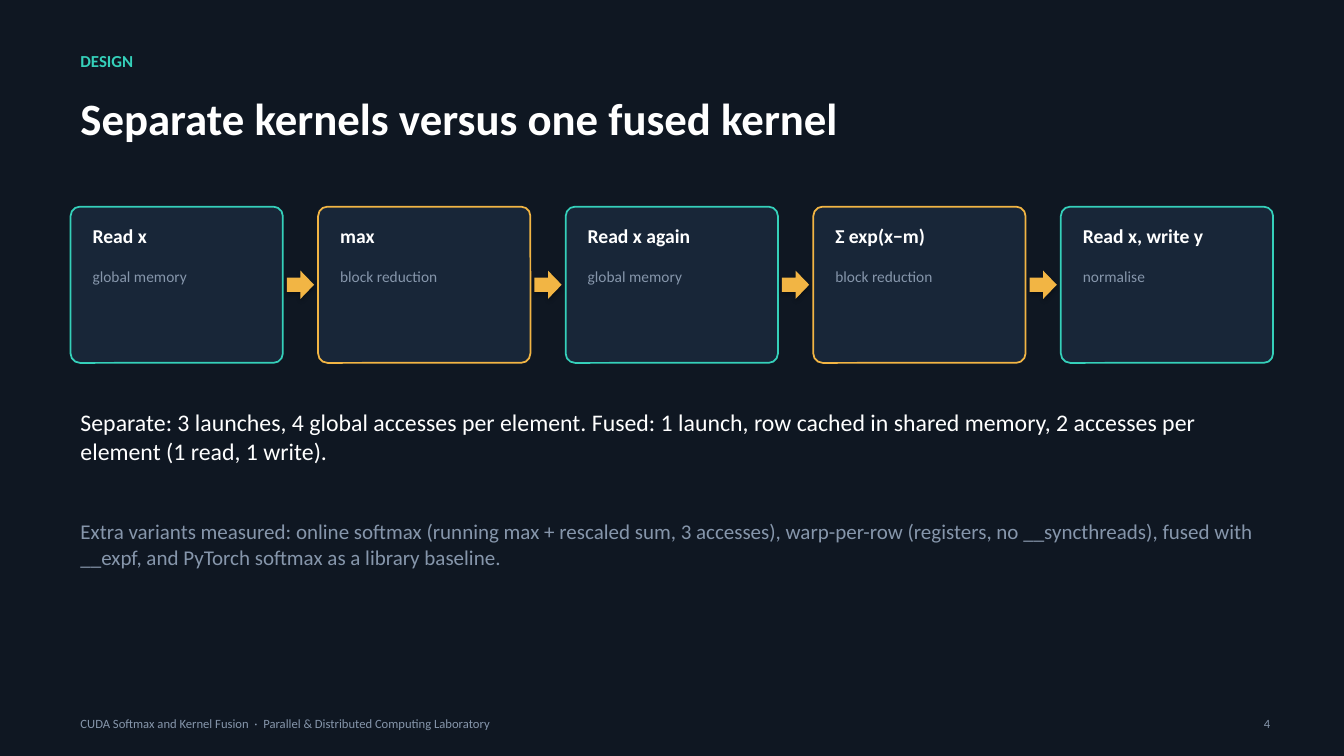
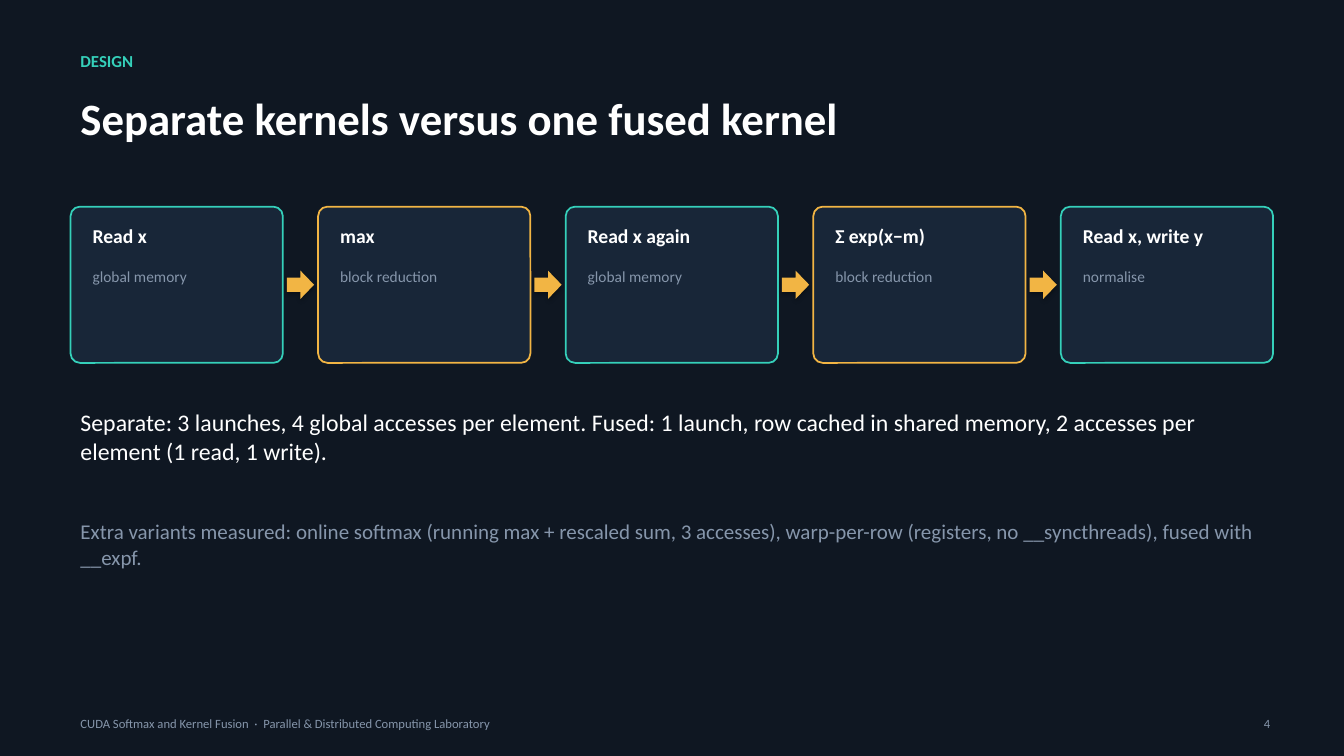
Before and after one commit to Mjnishere/PGC-SOFTMAX-EVAL2, a slide deck: slide 4 of presentation/CUDA_Softmax_Kernel_Fusion.pptx. Drawn at 1344x756 pixels with LibreOffice and Linux fonts; fonts in the diff are those of the drawing. Boxes give left, top, right and bottom in pixels: in the first picture for what was removed or moved away, otherwise in the second. Text is boxed around its words. In the diff, an @@ line names an element or a change of style, - is before the commit and + after.

Commit message:
Update README with screenshots, graphs and diagrams; remove PyTorch baseline; add 10-slide and 5-checkpoint decks

```diff
--- a/presentation/CUDA_Softmax_Kernel_Fusion.pptx
+++ b/presentation/CUDA_Softmax_Kernel_Fusion.pptx
@@ text at [80, 524, 1252, 569]: text changed @@
-Extra variants measured: online softmax (running max + rescaled sum, 3 accesses), warp-per-row (registers, no __syncthreads), fused with __expf, and PyTorch softmax as a library baseline.
+Extra variants measured: online softmax (running max + rescaled sum, 3 accesses), warp-per-row (registers, no __syncthreads), fused with __expf.
```
Also in this commit, not shown: 13 other files.
